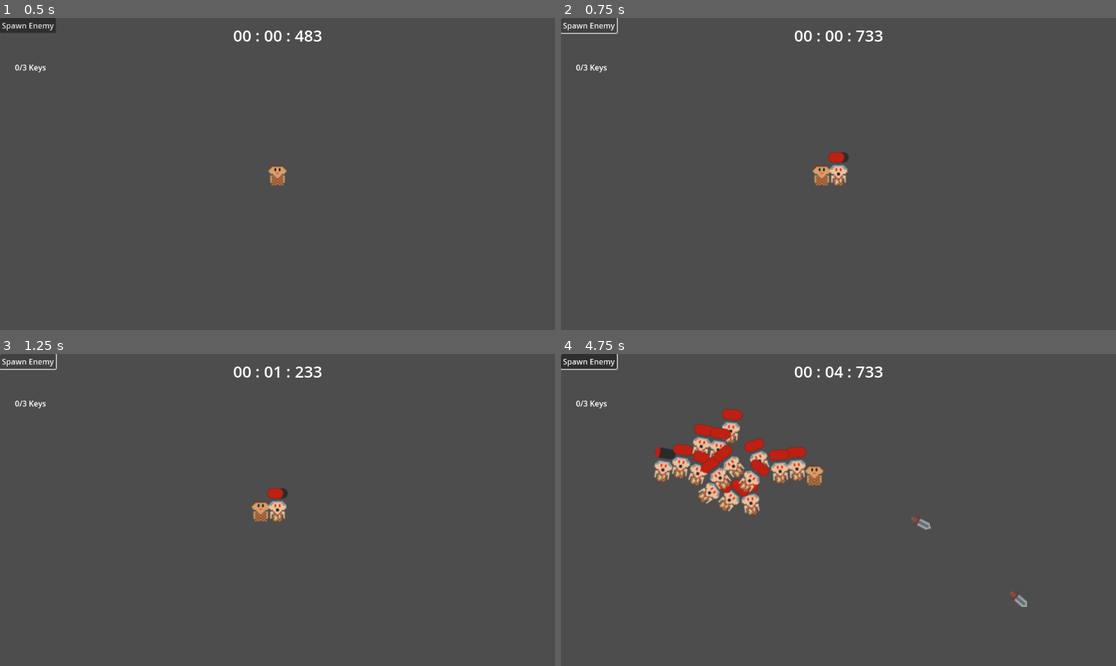
Above: before the commit, frames 1-4 (two rows, left to right).
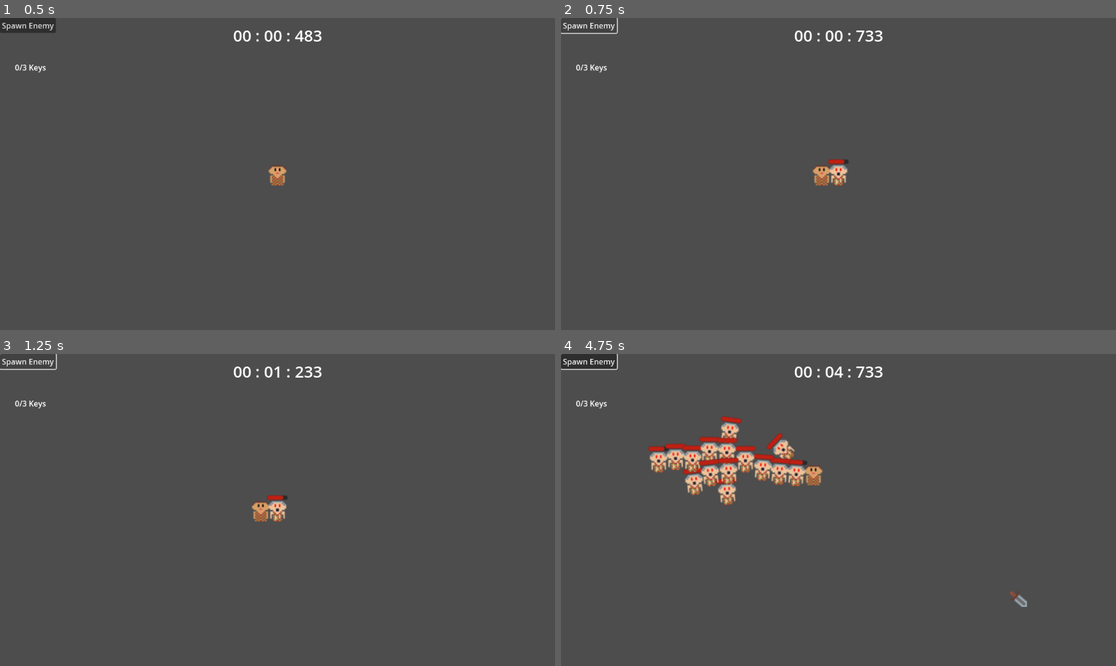
Above: after the commit, the same moments.

Repository: justaplummer/Jame-Gam
Game: Godot game, scene res://Scenes/game_controller.tscn
Two runs of this game, one before a commit and one after it. Both use one fixed random seed, a clock stepped at 60 frames per second and the inputs below.
Inputs (mouse positions are in pixels of both pictures, inside the frame that each line leads up to):
- Up to frame 1 (0.5 s): no input
- Up to frame 2 (0.75 s): click "Spawn Enemy" at 0.5 s
- Up to frame 3 (1.25 s): no input
- Up to frame 4 (4.75 s): tap Enter (ui_accept) at 1.25, 1.52, 1.55, 1.82, 2.1, 2.27, 2.57, 3.05, 3.77, 4.07, 4.35, 4.52 s; move the mouse to (960, 494) at 1.27 s; hold Right (ui_right) 1.28-2.03 s; tap Space (attack) at 1.35, 2.3, 2.85, 3.6 s; move the mouse to (727, 525) at 2.02 s; hold Down (ui_down) 2.03-2.78 s; move the mouse to (894, 441) at 2.77 s; hold Right (ui_right) 2.78-3.53 s; move the mouse to (810, 572) at 3.52 s; hold Up (ui_up) 3.53-4.28 s; move the mouse to (1005, 556) at 4.27 s; hold Left (ui_left) from 4.28 s (still down)

Frame 1 is identical in both runs. In frame 2, 0.1% of the frame differs, in the area x 48-52%, y 42-47%; in frame 3, 0.1%; in frame 4, 4.5%, in the area x 15-67%, y 17-57%.
Error in both runs: Invalid access to property or key 'player_identifier' on a base object of type 'Nil'. (res://Scripts/LootLocker.gd:72)

Commit message:
Dagger throw cooldown
Added a cooldown timer to the player node so that players cannot spam daggers by mashing the keyboard. This will also set up one of the powerups to be a increase dagger throw speed

Diff:
--- a/Scenes/enemy.tscn
+++ b/Scenes/enemy.tscn
@@ -21,9 +21,9 @@
 
 [node name="ProgressBar" type="ProgressBar" parent="."]
 offset_left = -7.0
-offset_top = -15.0
+offset_top = -10.0
 offset_right = 7.0
-offset_bottom = -8.0
+offset_bottom = -7.0
 theme_override_styles/background = ExtResource("3_uuhqw")
 theme_override_styles/fill = ExtResource("3_iheq1")
 step = 1.0
--- a/Scenes/player.tscn
+++ b/Scenes/player.tscn
@@ -25,3 +25,9 @@
 position_smoothing_enabled = true
 drag_horizontal_enabled = true
 drag_vertical_enabled = true
+
+[node name="Dagger_Throw_Cooldown" type="Timer" parent="."]
+wait_time = 5.0
+one_shot = true
+
+[connection signal="timeout" from="Dagger_Throw_Cooldown" to="." method="_on_dagger_throw_cooldown_timeout"]
--- a/Scripts/player.gd
+++ b/Scripts/player.gd
@@ -1,8 +1,10 @@
 extends CharacterBody2D
 @onready var camera_2d: Camera2D = $Camera2D
+@onready var dagger_throw_cooldown: Timer = $Dagger_Throw_Cooldown
 
 @export var dagger_scene : PackedScene
 const SPEED = 200.0
+var can_throw_dagger = true
 
 func get_input():
 	var input_direction = Input.get_vector("ui_left", "ui_right", "ui_up", "ui_down")
@@ -14,17 +16,17 @@
 	move_and_slide()
 
 func shoot_projectile():
+	if not can_throw_dagger: return
 	if Input.is_action_just_pressed("attack") || Input.is_action_just_pressed("ui_accept"):
-		var dagger = dagger_scene.instantiate()
-		var mouse_rotation = get_local_mouse_position().angle_to(Vector2.RIGHT) * -1
-		dagger.set_rotation_from_player(mouse_rotation,position)
-		get_parent().add_child(dagger)
-#method of movement that blends 8 way and looking with mouse. Might use this later so that we can inlcude aiming.
-#func get_input():
-	#look_at(get_global_mouse_position())
-	#var input_direction = Input.get_vector("ui_left", "ui_right", "ui_up", "ui_down")
-	#velocity = input_direction * SPEED
-#
-#func _physics_process(delta):
-	#get_input()
-	#move_and_slide()
+		add_dagger()
+		can_throw_dagger = false
+		dagger_throw_cooldown.start(0.75)
+
+func add_dagger():
+	var dagger = dagger_scene.instantiate()
+	var mouse_rotation = get_local_mouse_position().angle_to(Vector2.RIGHT) * -1
+	dagger.set_rotation_from_player(mouse_rotation,position)
+	get_parent().add_child(dagger)
+
+func _on_dagger_throw_cooldown_timeout() -> void:
+	can_throw_dagger = true
